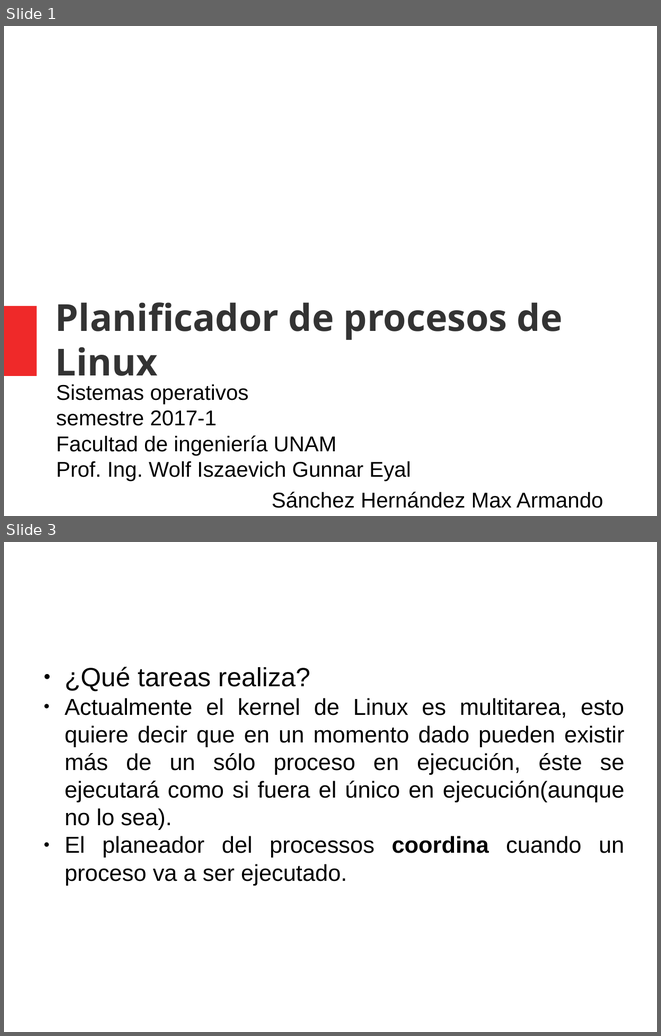
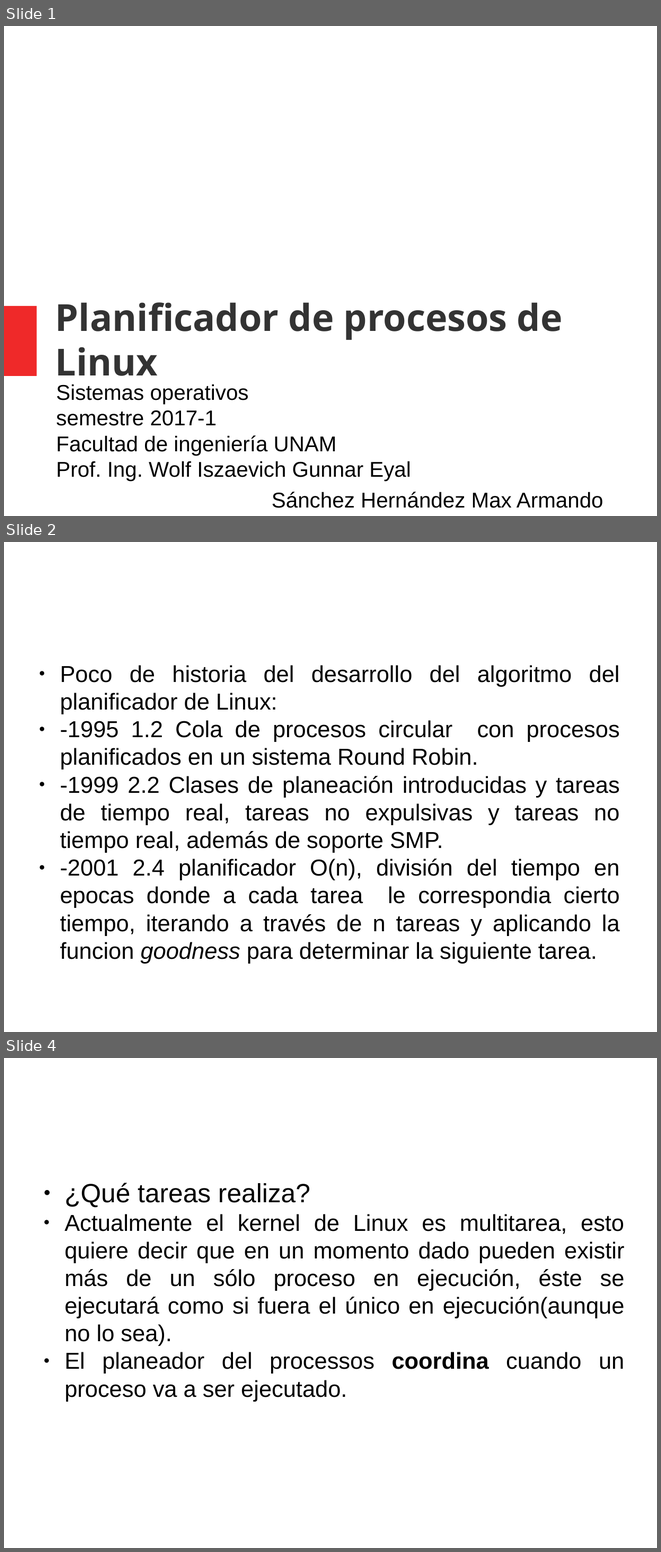
Before and after one commit to gwolf/clase-sistop-2017-01, a slide deck: exposiciones/planificadorCFS/planificadorCFS.pptx. Shown one above the other, each under a label of ours: slides 1 and 3 before the commit, slides 1, 2 and 4 after it; the slides between them are not shown. The pictures are 661x1036 and 661x1552 pixels, drawn with LibreOffice and Linux fonts; fonts in the diff are those of the drawing; background and template pictures are left out. Boxes give left, top, right and bottom in pixels: in the first picture for what was removed or moved away, otherwise in the second. Text is boxed around its words. In the diff, an @@ line names an element or a change of style, - is before the commit and + after.

```diff
--- a/exposiciones/planificadorCFS/planificadorCFS.pptx
+++ b/exposiciones/planificadorCFS/planificadorCFS.pptx
@@ slide 2 added at <box>4,542,657,1032</box>, background #FFFFFF @@
@@ text added at <box>34,554,589,647</box>, 40 pt, text #FFFFFF @@
+Introducción
@@ text added at <box>60,665,620,936</box>, 28 pt, text #000000 @@
+● Poco de historia del desarrollo del algoritmo del planificador de Linux:
+● -1995 1.2 Cola de procesos circular con procesos planificados en un sistema Round Robin.
+● -1999 2.2 Clases de planeación introducidas y tareas de tiempo real, tareas no expulsivas y tareas no tiempo real, además de soporte SMP.
+● -2001 2.4 planificador O(n), división del tiempo en epocas donde a cada tarea le correspondia cierto tiempo, iterando a través de n tareas y aplicando la funcion goodness para determinar la siguiente tarea.
@@ what was slide 3 is now slide 4 @@
```
Also in this commit, not shown: 3 slides changed, 4 other slides added, 1 slide removed.
